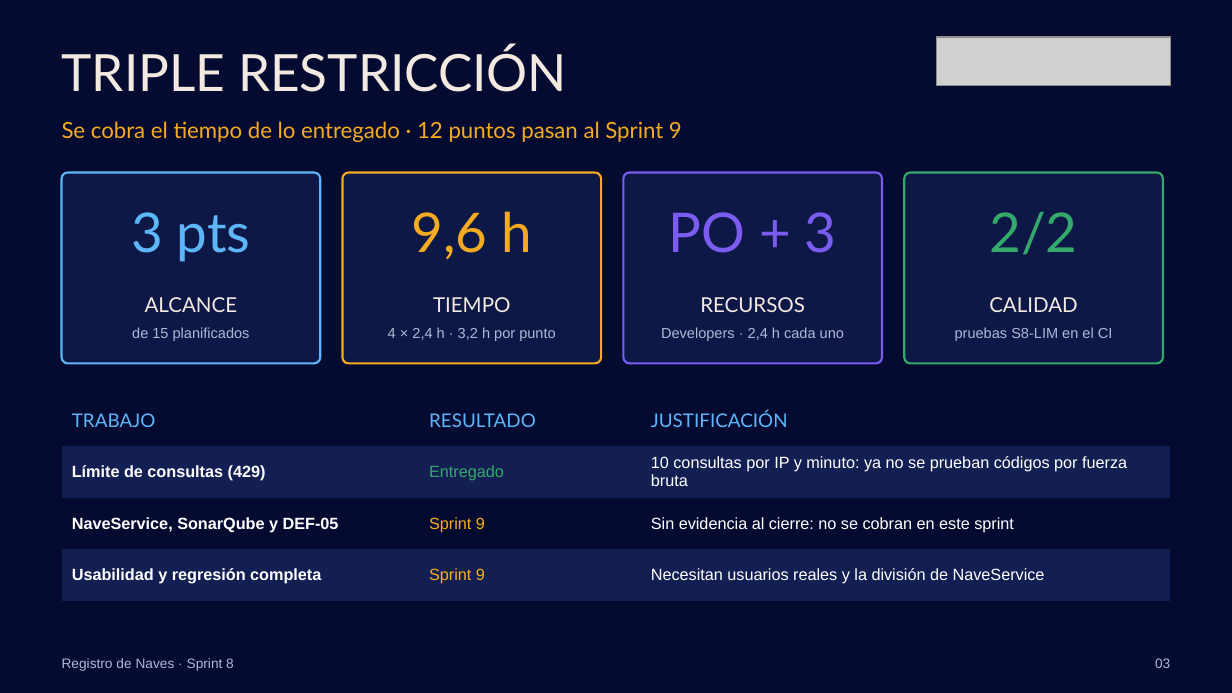
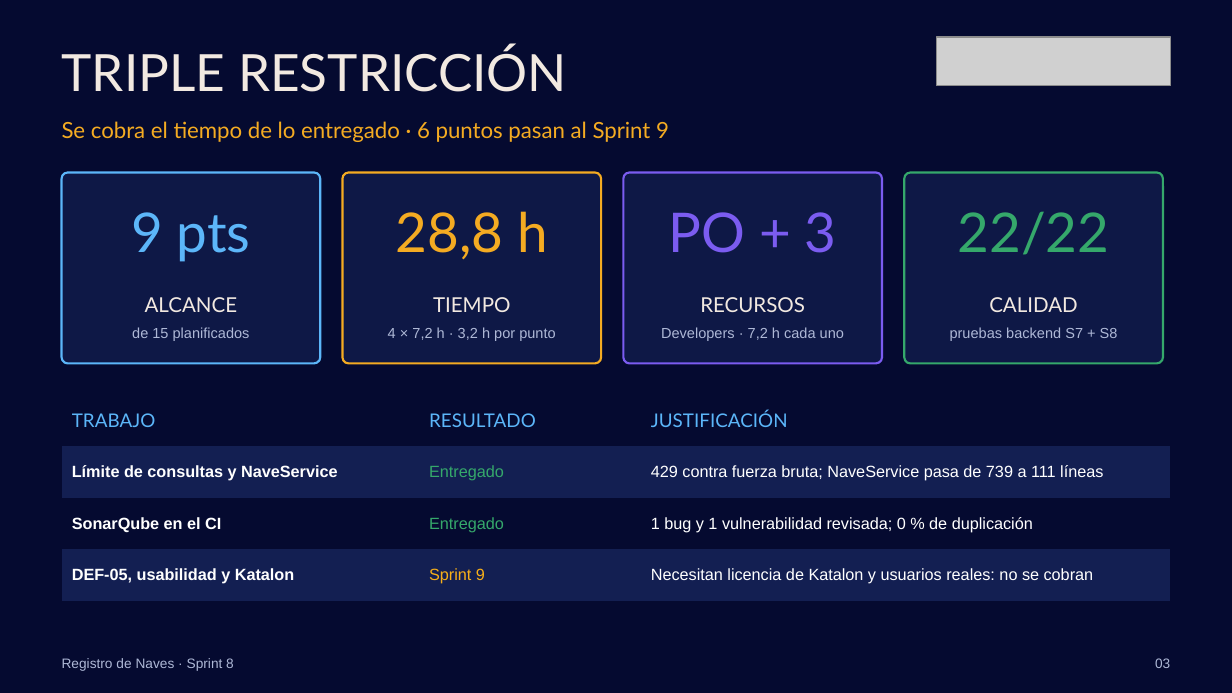
Before and after one commit to torres-martin/registro-maritimo-digital, a slide deck: slide 3 of docs/Sprint8-RegistroNaves.pptx. Drawn at 1232x693 pixels with LibreOffice and Linux fonts; fonts in the diff are those of the drawing; grey boxes stand for pictures. Boxes give left, top, right and bottom in pixels: in the first picture for what was removed or moved away, otherwise in the second. Text is boxed around its words. In the diff, an @@ line names an element or a change of style, - is before the commit and + after.

```diff
--- a/docs/Sprint8-RegistroNaves.pptx
+++ b/docs/Sprint8-RegistroNaves.pptx
@@ text at [62, 121, 669, 142]: text changed @@
-Se cobra el tiempo de lo entregado · 12 puntos pasan al Sprint 9
+Se cobra el tiempo de lo entregado · 6 puntos pasan al Sprint 9
@@ text at [131, 212, 251, 262]: text changed @@
-3 pts
+9 pts
@@ text at [396, 211, 548, 260]: text changed @@
-9,6 h
+28,8 h
@@ text at [958, 211, 1110, 255]: text changed @@
-2/2
+22/22
@@ text at [388, 327, 555, 341]: text changed @@
-4 × 2,4 h · 3,2 h por punto
+4 × 7,2 h · 3,2 h por punto
@@ text at [661, 327, 844, 341]: text changed @@
-Developers · 2,4 h cada uno
+Developers · 7,2 h cada uno
@@ text at [950, 327, 1118, 341]: text changed @@
-pruebas S8-LIM en el CI
+pruebas backend S7 + S8
@@ table at [62, 394, 1170, 601] @@
-row 2, column 1: Límite de consultas (429)
+row 2, column 1: Límite de consultas y NaveService
-row 2, column 3: 10 consultas por IP y minuto: ya no se prueban códigos por fuerza bruta
+row 2, column 3: 429 contra fuerza bruta; NaveService pasa de 739 a 111 líneas
-row 3: NaveService, SonarQube y DEF-05 | Sprint 9 | Sin evidencia al cierre: no se cobran en este sprint
+row 3: SonarQube en el CI | Entregado | 1 bug y 1 vulnerabilidad revisada; 0 % de duplicación
-row 4, column 1: Usabilidad y regresión completa
+row 4, column 1: DEF-05, usabilidad y Katalon
-row 4, column 3: Necesitan usuarios reales y la división de NaveService
+row 4, column 3: Necesitan licencia de Katalon y usuarios reales: no se cobran
```
Also in this commit, not shown: 4 other slides changed, 2 other files.
